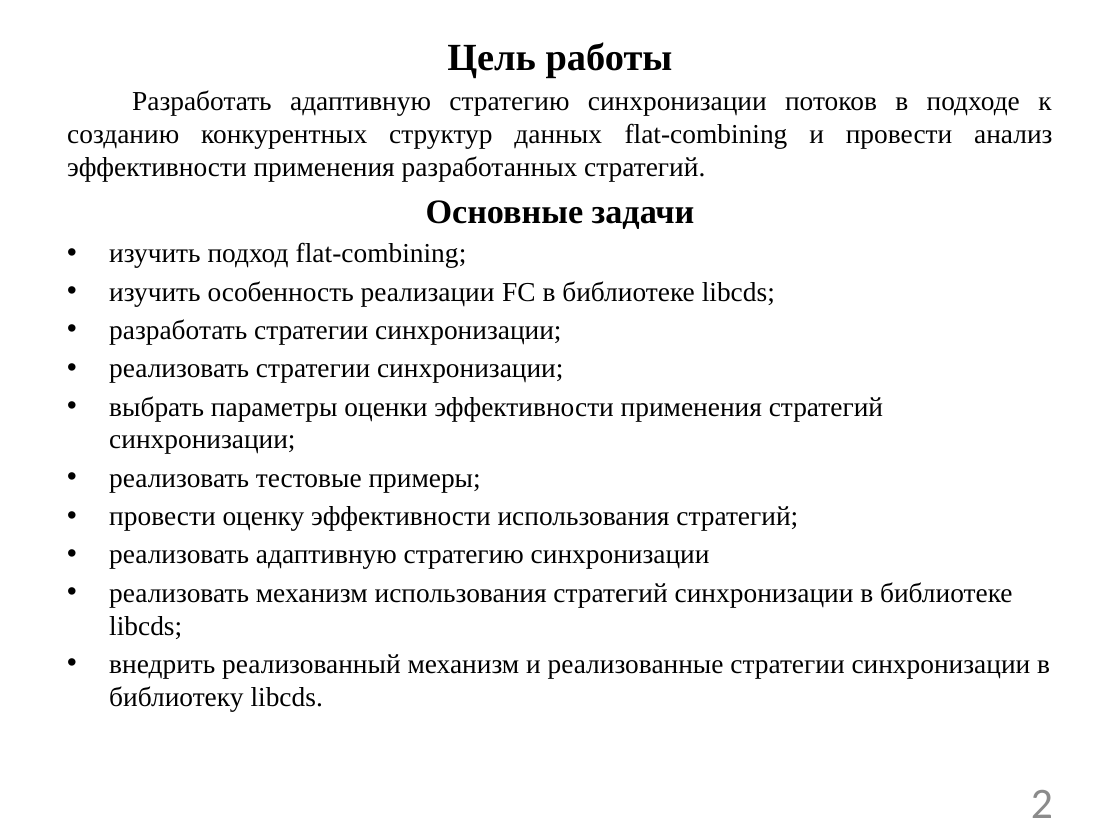
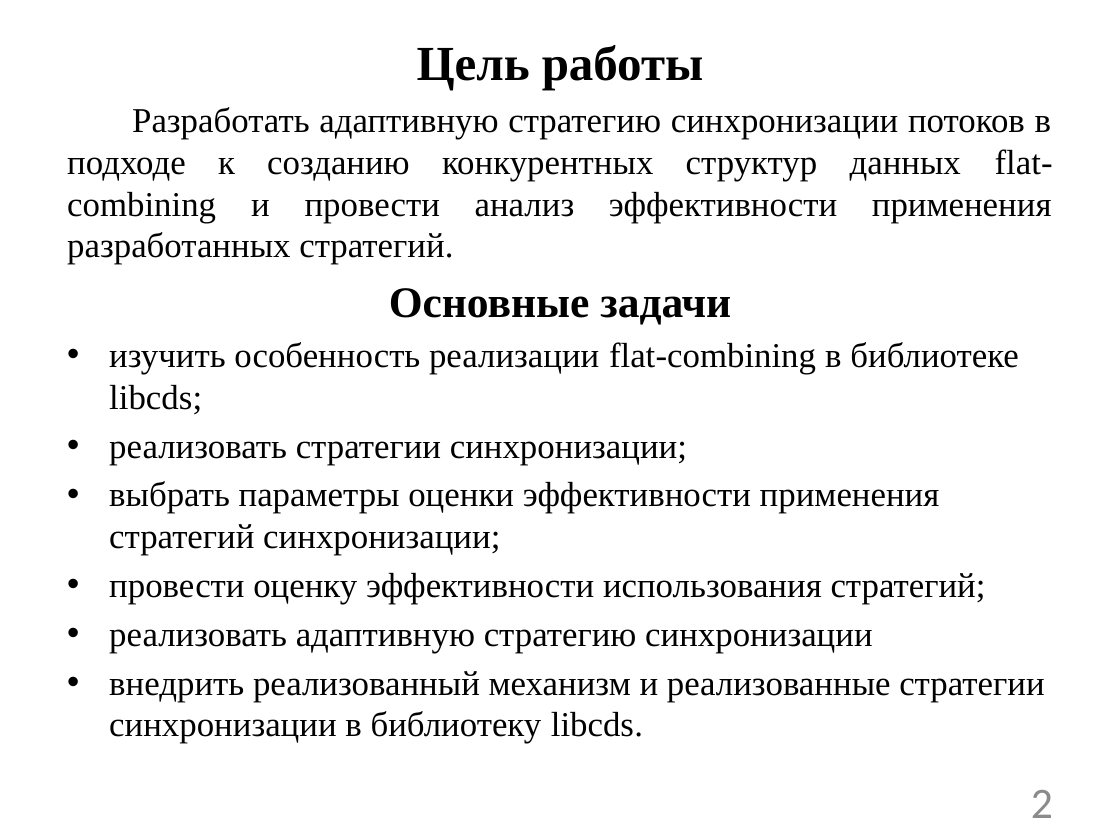
Before and after one commit to mgalimullin/article_FC, a slide deck: slide 2 of explanatory_note_marsel/Презентация.pptx. Drawn at 1120x840 pixels with LibreOffice and Linux fonts; fonts in the diff are those of the drawing. Boxes give left, top, right and bottom in pixels: in the first picture for what was removed or moved away, otherwise in the second. Text is boxed around its words. In the diff, an @@ line names an element or a change of style, - is before the commit and + after.

```diff
--- a/explanatory_note_marsel/Презентация.pptx
+++ b/explanatory_note_marsel/Презентация.pptx
@@ background #E0E0E0 to #FFFFFF @@
@@ text at (67,45,1053,744): size 24.8 to 31.5 pt in "Цель работы"; size 17.6 to 22.4 pt in "Разработать адаптивную стратегию синхронизации потоков в под ...", "реализовать стратегии синхронизации;", "выбрать параметры оценки эффективности применения стратегий  ...", "провести оценку эффективности использования стратегий;" and 2 more places; size 22 to 28 pt in "Основные задачи"; more space between paragraphs @@
@@ text at (109,342,1018,415): text changed; size 17.6 to 22.4 pt @@
-• изучить подход flat-combining;
-• изучить особенность реализации FC в библиотеке libcds;
-• разработать стратегии синхронизации;
+• изучить особенность реализации flat-combining в библиотеке libcds;
@@ text at (109,474,481,492): paragraph removed @@
-• реализовать тестовые примеры;
@@ text at (109,582,1012,639): paragraph removed @@
-• реализовать механизм использования стратегий синхронизации в библиотеке libcds;
```
Also in this commit, not shown: 12 other slides changed.
